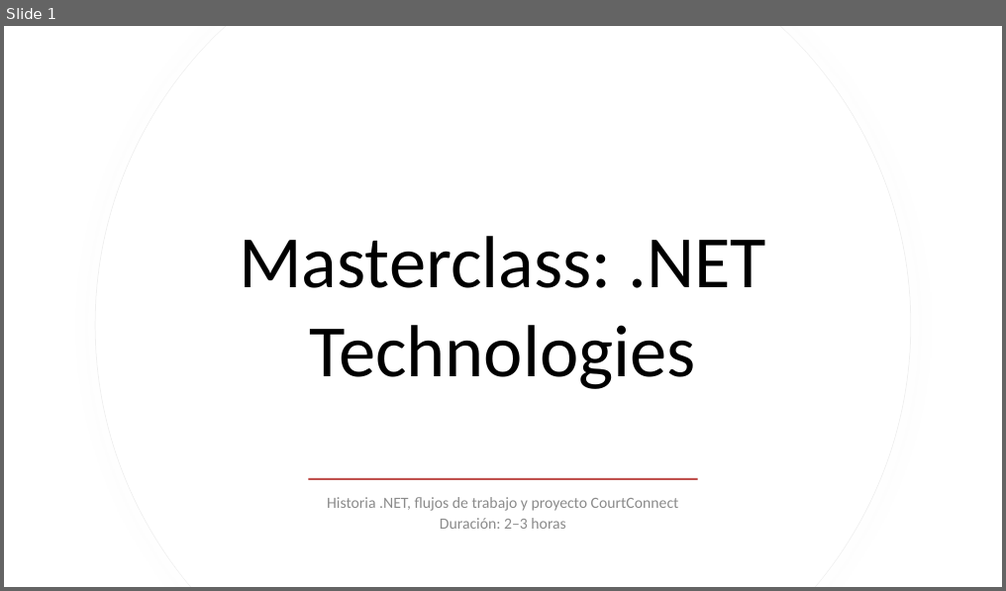
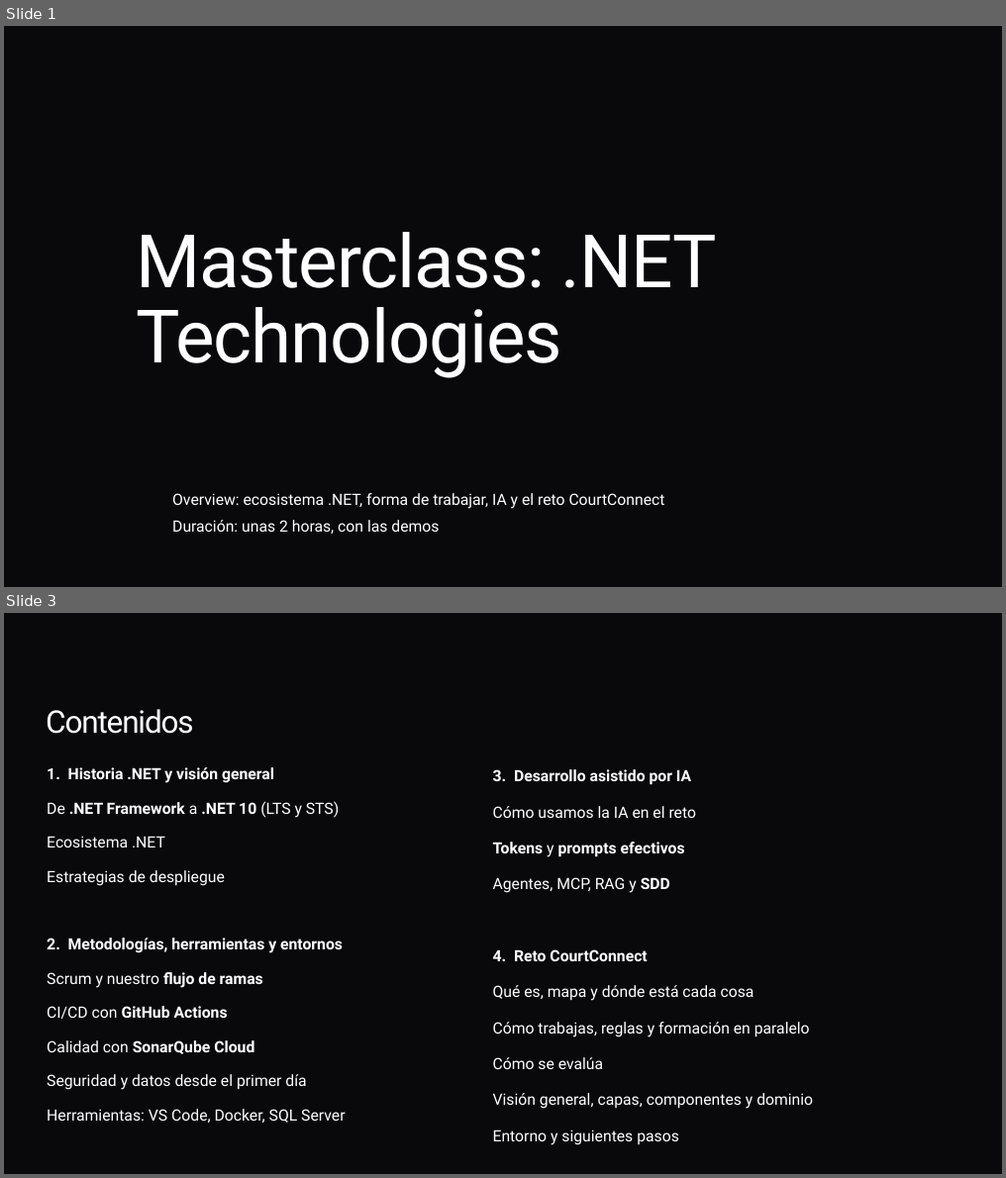
Before and after one commit to ybenzina/formacion-dotnet-junior, a slide deck: docs/masterclasses/masterclass-dotnet-technologies.pptx. Shown one above the other, each under a label of ours: slide 1 before the commit, slides 1 and 3 after it; the slides between them are not shown. The pictures are 1006x591 and 1006x1178 pixels, drawn with LibreOffice and Linux fonts; fonts in the diff are those of the drawing; background and template pictures are left out. Boxes give left, top, right and bottom in pixels: in the first picture for what was removed or moved away, otherwise in the second. Text is boxed around its words. In the diff, an @@ line names an element or a change of style, - is before the commit and + after.

Commit message:
Concretiza ramas de trabajo y actualiza documentación de masterclass general

```diff
--- a/docs/masterclasses/masterclass-dotnet-technologies.pptx
+++ b/docs/masterclasses/masterclass-dotnet-technologies.pptx
@@ slide 3 added at [4, 613, 1002, 1174], background #09090C @@
@@ title added at [46, 709, 193, 734], 30 pt, text #FFFFFF @@
+Contenidos
@@ text added at [47, 767, 345, 1123], 15 pt, text #FFFFFF @@
+1. Historia .NET y visión general
+De .NET Framework a .NET 10 (LTS y STS)
+Ecosistema .NET
+Estrategias de despliegue
+2. Metodologías, herramientas y entornos
+Scrum y nuestro flujo de ramas
+CI/CD con GitHub Actions
+Calidad con SonarQube Cloud
+Seguridad y datos desde el primer día
+Herramientas: VS Code, Docker, SQL Server
@@ text added at [493, 769, 813, 1146], 15 pt, text #FFFFFF @@
+3. Desarrollo asistido por IA
+Cómo usamos la IA en el reto
+Tokens y prompts efectivos
+Agentes, MCP, RAG y SDD
+4. Reto CourtConnect
+Qué es, mapa y dónde está cada cosa
+Cómo trabajas, reglas y formación en paralelo
+Cómo se evalúa
+Visión general, capas, componentes y dominio
+Entorno y siguientes pasos
@@ slide 1 changed as well @@
@@ background #FFFFFF to picture (left out) @@
@@ freeform shape removed at [95, 26, 911, 587] @@
@@ freeform shape removed at [96, 26, 911, 587] @@
@@ title "Masterclass: .NET Technologies" at [137, 232, 717, 378]: font Calibri to Roboto, text colour #000000 to #FFFFFF, letter spacing 0 to -1.1 pt; alignment centre to left; line spacing 1 to 0.85 @@
@@ subtitle at [172, 493, 665, 534]: text changed; font Calibri to Roboto; text colour #8C8C8C to #FFFFFF @@
-Historia .NET, flujos de trabajo y proyecto CourtConnect
-Duración: 2–3 horas
+Overview: ecosistema .NET, forma de trabajar, IA y el reto CourtConnect
+Duración: unas 2 horas, con las demos
@@ rectangle removed at [309, 478, 698, 480] @@
```
Also in this commit, not shown: 8 other slides changed, 35 other slides added, 16 slides removed, 9 other files.
